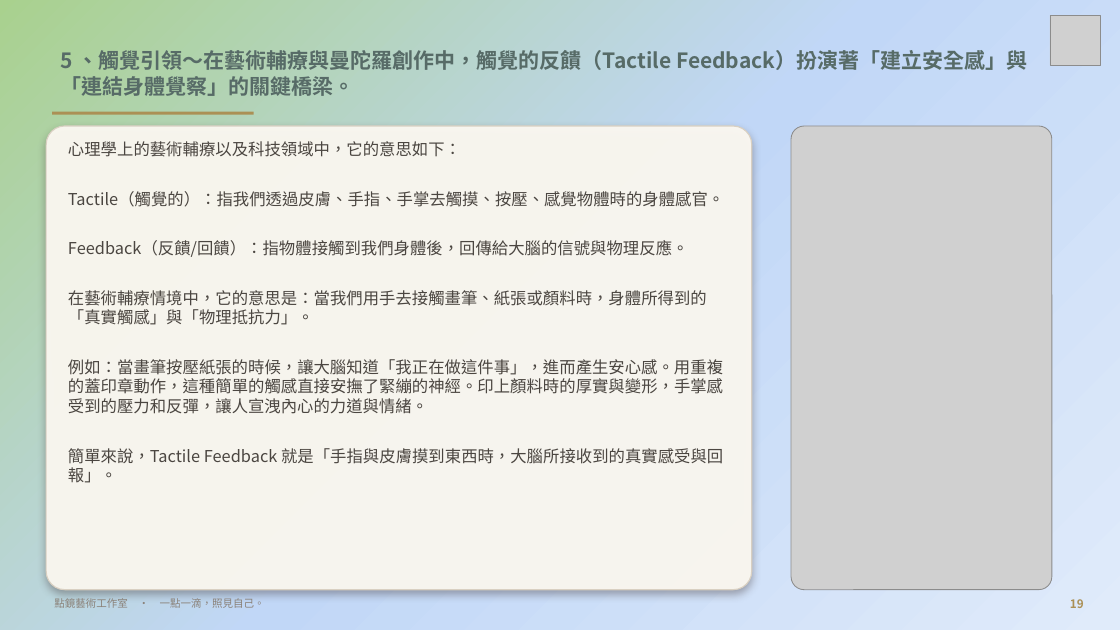
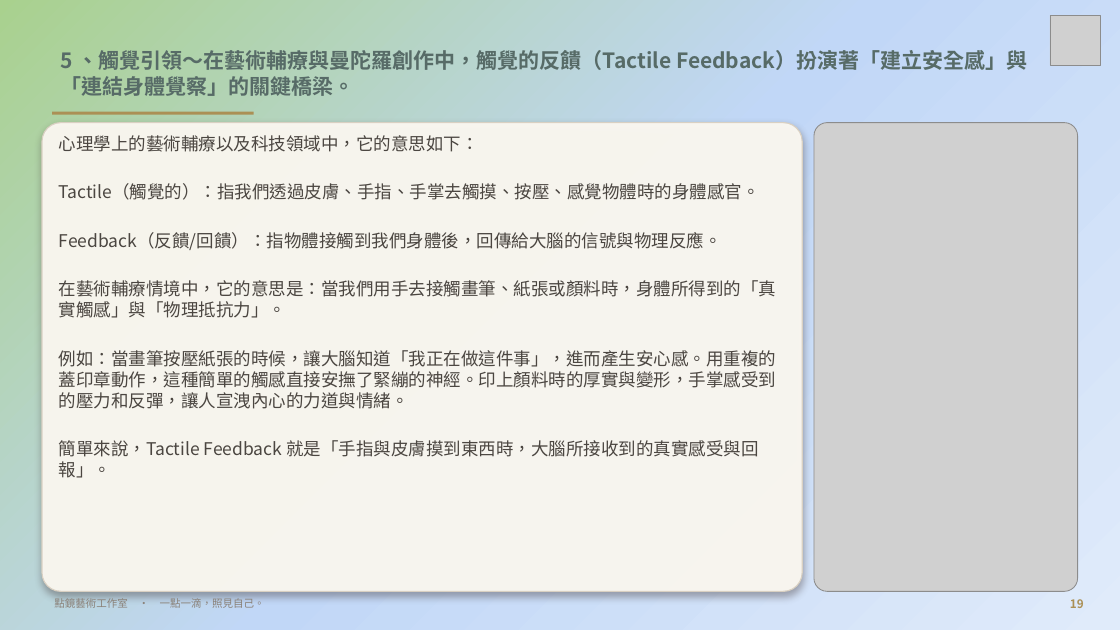
Before and after one commit to serina168/mandala-beginner, a slide deck: slide 19 of 繽紛五感體驗曼陀羅書籤畫_課程大綱.pptx. Drawn at 1120x630 pixels with LibreOffice and Linux fonts; fonts in the diff are those of the drawing; grey boxes stand for pictures; background and template pictures are left out. Boxes give left, top, right and bottom in pixels: in the first picture for what was removed or moved away, otherwise in the second. Text is boxed around its words. In the diff, an @@ line names an element or a change of style, - is before the commit and + after.

```diff
--- a/繽紛五感體驗曼陀羅書籤畫_課程大綱.pptx
+++ b/繽紛五感體驗曼陀羅書籤畫_課程大綱.pptx
@@ rounded rectangle: place and size @@
-rounded rectangle at [46, 126, 752, 590]
+rounded rectangle at [42, 123, 802, 592]
@@ text "心理學上的藝術輔療以及科技領域中，它的意思如下：" at [59, 135, 776, 478]: size 14 to 15 pt; less space between paragraphs @@
@@ picture: place and size @@
-picture at [791, 126, 1052, 590]
+picture at [814, 123, 1078, 592]
```
Also in this commit, not shown: 8 other slides changed, 1 other file.
